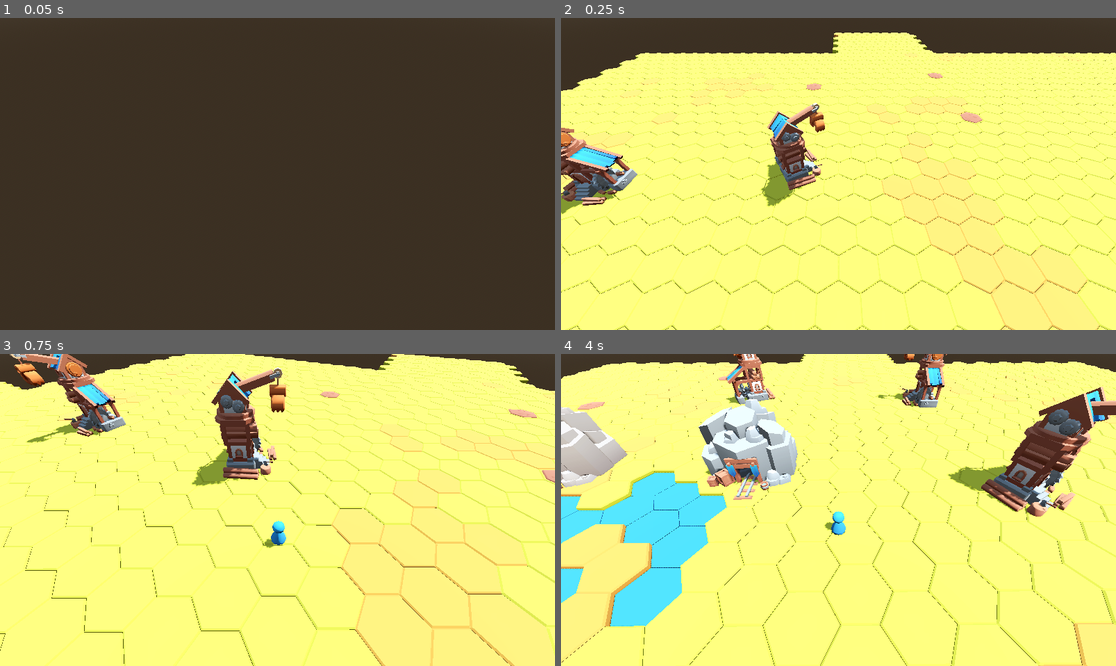
Above: before the commit, frames 1-4 (two rows, left to right).
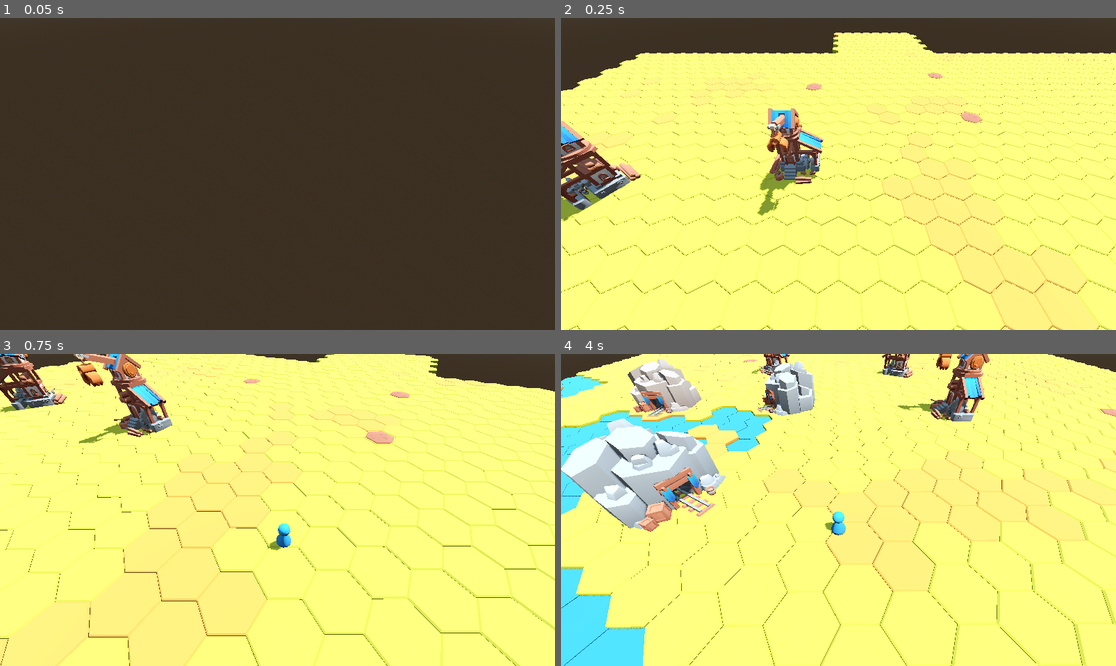
Above: after the commit, the same moments.

Repository: torbenvanassche/hexes_and_alchemy
Game: Godot game, scene res://scenes/root.tscn
Same seed, same stepped clock (60 frames per second), same inputs: the game is played once before the commit and once after it.
Inputs (mouse positions are in pixels of both pictures, inside the frame that each line leads up to):
- Up to frame 1 (0.05 s): no input
- Up to frame 2 (0.25 s): no input
- Up to frame 3 (0.75 s): tap Enter at 0.5 s; move the mouse to (399, 494) at 0.52 s; hold S (camera_pan_backward) from 0.53 s (still down); click (399, 494) at 0.67 s
- Up to frame 4 (4 s): release S (camera_pan_backward) at 1.25 s; drag from (727, 525) to (810, 572) at 1.27 s; move the mouse to (894, 441) at 2.02 s; hold A (camera_pan_left) 2.03-2.75 s; click (894, 441) at 2.17 s; drag from (810, 572) to (672, 463) at 2.77 s; move the mouse to (1005, 556) at 3.52 s; tap Q (camera_rotate_left) at 3.6 s; click (1005, 556) at 3.67 s

Frame 1 is identical in both runs. In frame 2, 4.3% of the frame differs, in the area x 0-69%, y 17-66%; in frame 3, 21%; in frame 4, 33%, in the area x 0-100%, y 0-100%.
Error before the commit: Parse Error: Identifier "skip_spawn_chunk" not declared in the current scope. (res://scripts/hex_system/hexgrid_mines.gd:7)

Commit message:
refactor refcount to node

Diff:
--- a/scripts/hex_system/base/hex_chunk.gd
+++ b/scripts/hex_system/base/hex_chunk.gd
@@ -1,5 +1,5 @@
 class_name HexChunk
-extends RefCounted
+extends Node3D
 
 var chunk_x: int
 var chunk_y: int
@@ -19,8 +19,12 @@
 	chunk_x = cx
 	chunk_y = cy
 
+	name = "Chunk(%s, %s)" % [chunk_x, chunk_y]
+	visibility_changed.connect(_propagate_visibility)
+
 func add_hex(hex: HexBase) -> void:
 	hexes.append(hex)
+	add_child(hex)
 
 	var pos := hex.global_position
 	if not _bounds_initialized:
@@ -33,9 +37,9 @@
 		is_generated = true;
 		generated.emit(self)
 
-func set_visible(visible: bool) -> void:
+func _propagate_visibility() -> void:
 	for hex in hexes:
-		hex.visible = visible
+		hex.visible = visible;
 
 func get_hex(idx: Vector2i) -> HexBase:
 	var rV = hexes.filter(func(h: HexBase) -> bool: return h.grid_id == idx);
--- a/scripts/hex_system/base/hex_grid.gd
+++ b/scripts/hex_system/base/hex_grid.gd
@@ -7,7 +7,6 @@
 ##The radius for initial chunk generation, more can be generated on demand
 @export var chunk_radius: int = 3;
 @export var grid_name: String;
-var initial_generation: bool = true;
 
 ##Optionally define custom regions that can generate if you don't want to use the global setting
 @export var custom_regions: Array[RegionInfo];
@@ -17,6 +16,7 @@
 var region_options: Array[RegionInfo];
 
 var initialized: bool = false;
+var skip_spawn_chunk: bool = true;
 
 static var RADIUS_IN: float = 1.0
 
@@ -67,9 +67,6 @@
 			rI.generate_structures_for_region()
 	initialized = true;
 
-func on_enter() -> void:
-	SceneManager.set_active_scene(DataManager.instance.node_to_info(self))
-
 func has_chunk(cx: int, cy: int) -> bool:
 	return chunks.has(Vector2i(cx, cy))
 
@@ -79,8 +76,6 @@
 	return region_instances[region];
 
 func create_hex(grid_id: Vector2i, hex: HexBase) -> HexBase:
-	add_child(hex)
-
 	hex.region = DataManager.instance.get_region_for(grid_id.x, grid_id.y, region_options);
 	var spacing =  GridUtils.get_spacing(RADIUS_IN, _spacing, pointy_top);
 
@@ -160,6 +155,7 @@
 
 	var chunk := HexChunk.new(cx, cy)
 	chunks[key] = chunk
+	add_child(chunk)
 
 	var start_x := cx * chunk.CHUNK_WIDTH
 	var start_y := cy * chunk.CHUNK_HEIGHT
@@ -239,8 +235,6 @@
 
 	var chunk_coords := grid_to_chunk_coords(hex.grid_id)
 	chunks[chunk_coords].hexes.erase(hex);
-
-	add_child(replacement)
 	chunks[chunk_coords].add_hex(replacement);
 
 	hex.queue_free()
